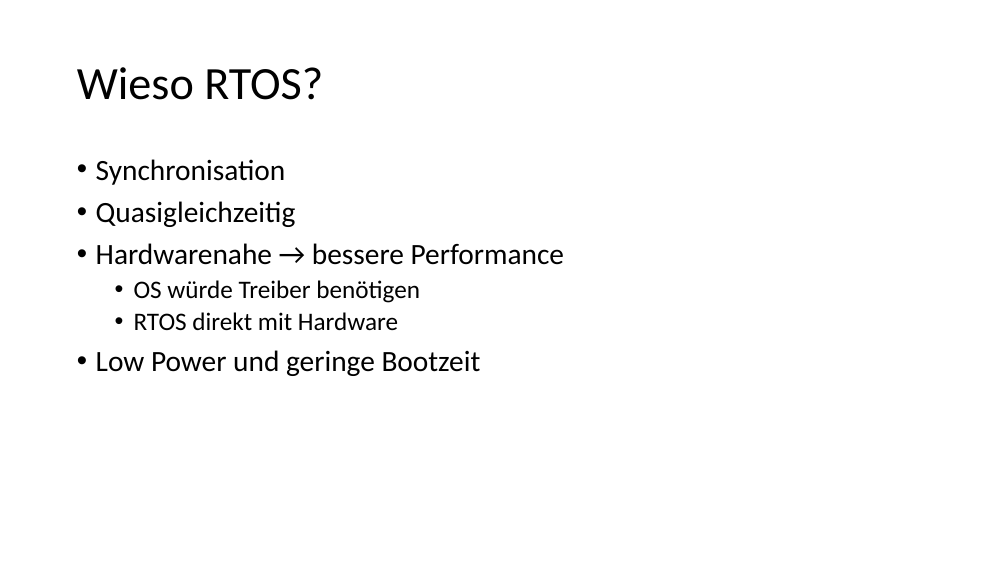
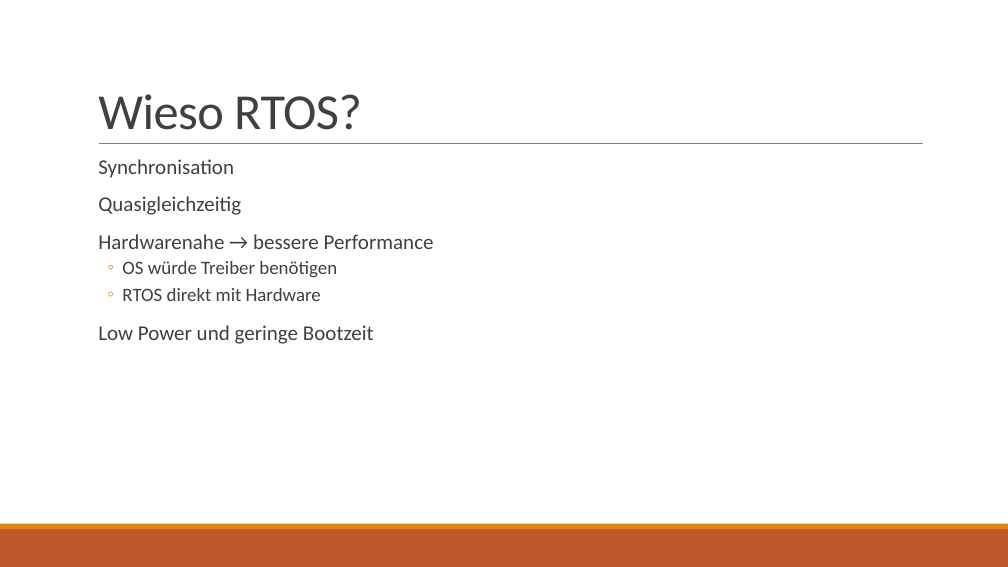
Before and after one commit to tfineich/INTRO_Projekt, a slide deck: slide 2 of Recap_SW5_Ineichen_Stecher.pptx. Drawn at 1008x567 pixels with LibreOffice and Linux fonts; fonts in the diff are those of the drawing. Boxes give left, top, right and bottom in pixels: in the first picture for what was removed or moved away, otherwise in the second. Text is boxed around its words. In the diff, an @@ line names an element or a change of style, - is before the commit and + after.

```diff
--- a/Recap_SW5_Ineichen_Stecher.pptx
+++ b/Recap_SW5_Ineichen_Stecher.pptx
@@ title "Wieso RTOS?": place and size @@
-title "Wieso RTOS?" at bbox=[77, 67, 323, 100]
+title "Wieso RTOS?" at bbox=[98, 94, 362, 130]
@@ title "Wieso RTOS?" at bbox=[98, 94, 362, 130]: size 44 to 48 pt, text colour #000000 to #404040, letter spacing 0 to -0.5 pt; line spacing 0.9 to 0.85; vertical alignment middle to bottom @@
@@ line added from (99, 144) to (923, 144), #808080 0.5 pt @@
@@ text "Synchronisation" at bbox=[98, 159, 434, 344]: size 28 to 20 pt in "Synchronisation", "Quasigleichzeitig", "Hardwarenahe → bessere Performance", "Low Power und geringe Bootzeit"; text colour #000000 to #404040; size 24 to 18 pt in "OS würde Treiber benötigen", "RTOS direkt mit Hardware"; bullet • to  ; more space between paragraphs; bullet • to ◦ @@
@@ rectangle added at bbox=[0, 529, 1008, 567], fill #BD582C @@
@@ rectangle added at bbox=[0, 524, 1008, 529], fill #E48312 @@
```
Also in this commit, not shown: 4 other slides changed, 9 slides added.
